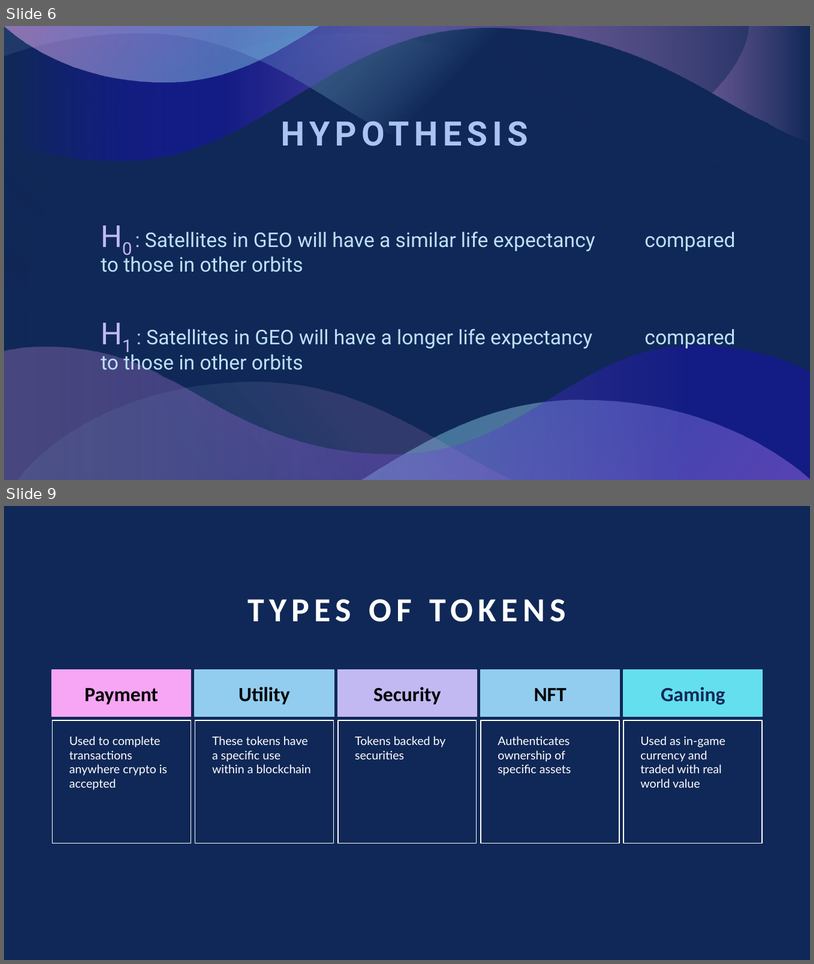
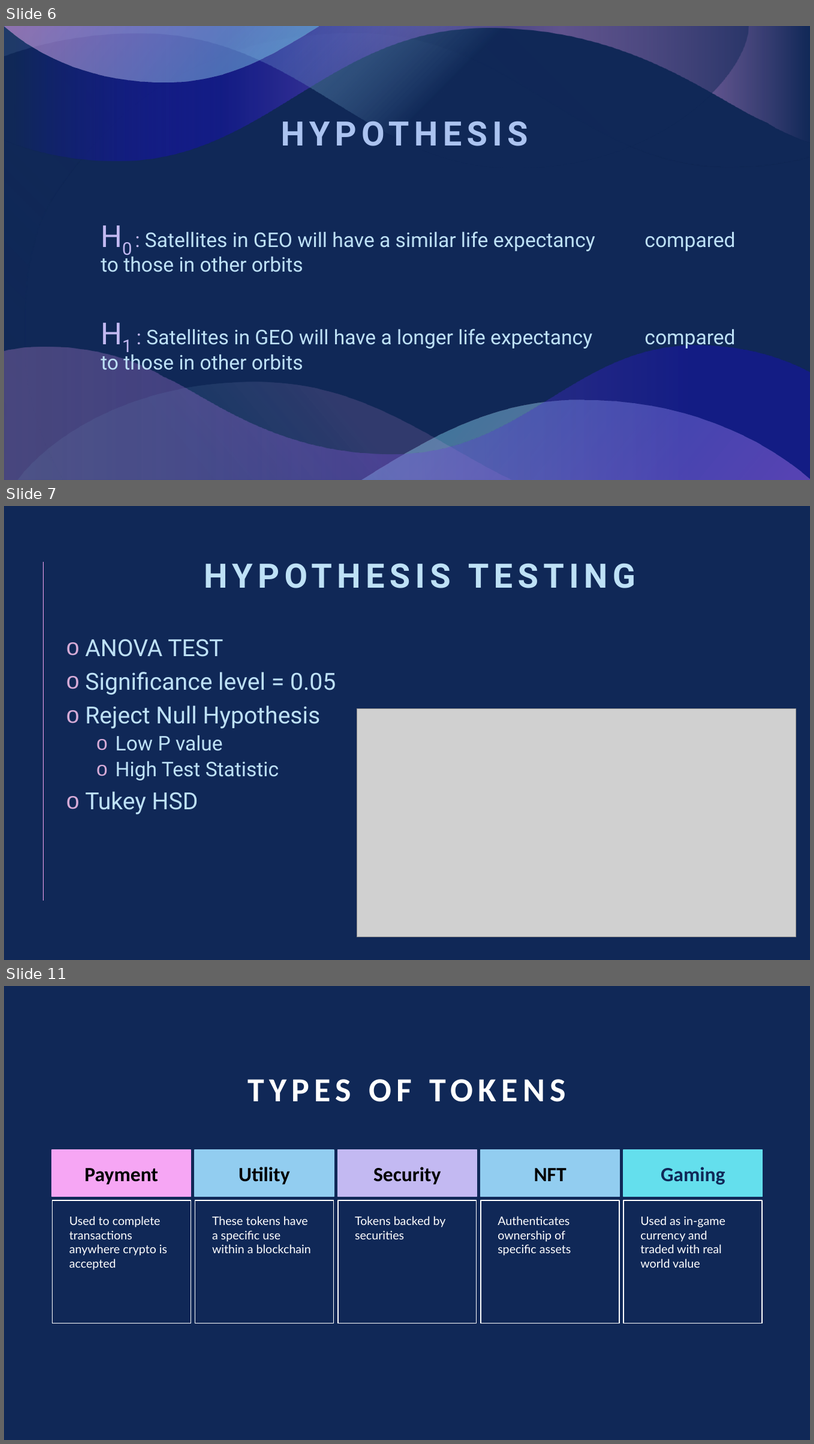
Before and after one commit to joshlynj/active_satellites, a slide deck: ppt/SATELLITE LIFE EXPECTANCY.pptx. Shown one above the other, each under a label of ours: slides 6 and 9 before the commit, slides 6, 7 and 11 after it; the slides between them are not shown. The pictures are 814x964 and 814x1444 pixels, drawn with LibreOffice and Linux fonts; fonts in the diff are those of the drawing; grey boxes stand for pictures. Boxes give left, top, right and bottom in pixels: in the first picture for what was removed or moved away, otherwise in the second. Text is boxed around its words. In the diff, an @@ line names an element or a change of style, - is before the commit and + after.

```diff
--- a/ppt/SATELLITE LIFE EXPECTANCY.pptx
+++ b/ppt/SATELLITE LIFE EXPECTANCY.pptx
@@ slide 7 added at <box>4,506,810,960</box>, background #102857 @@
@@ line added from (44, 562) to (44, 900), #F6A6F4 0.5 pt @@
@@ text added at <box>85,639,336,814</box>, 28 pt, text #BEE1F6 @@
+o ANOVA TEST
+o Significance level = 0.05
+o Reject Null Hypothesis
+  o Low P value
+  o High Test Statistic
+o Tukey HSD
@@ title added at <box>203,705,321,729</box>, 40 pt, text #BEE1F6, bold @@
+HYPOTHESIS TESTING
@@ picture added at <box>357,709,797,937</box> @@
@@ what was slide 9 is now slide 11 @@
```
Also in this commit, not shown: 1 slide changed, 2 other slides added, 1 slide removed, 1 other file.
